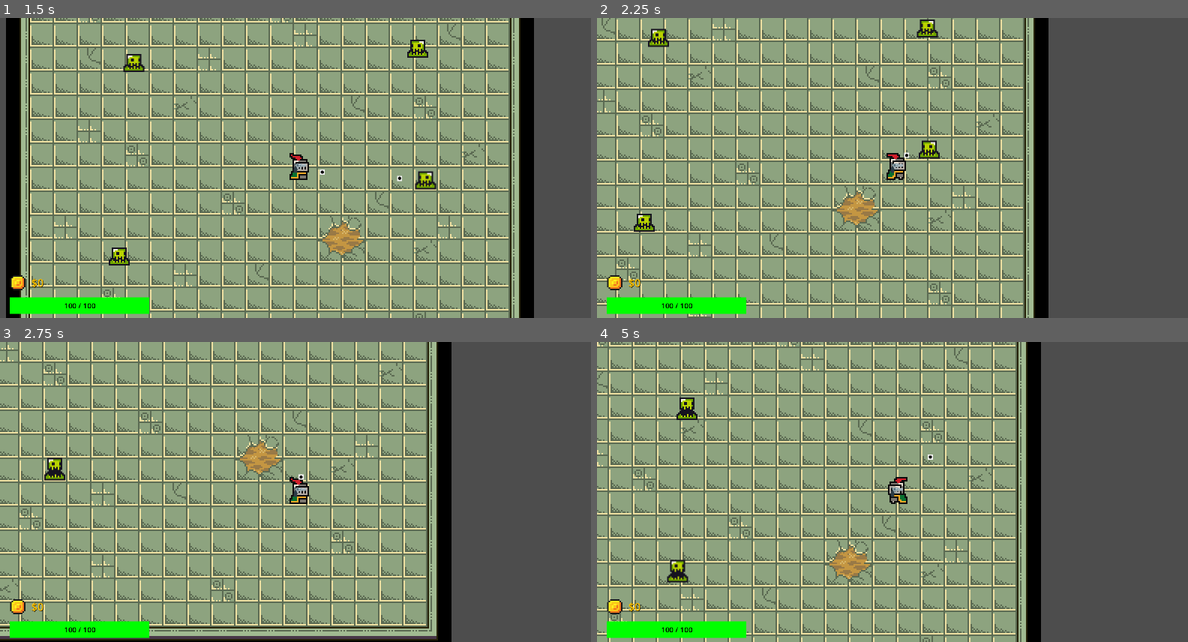
Above: before the commit, frames 1-4 (two rows, left to right).
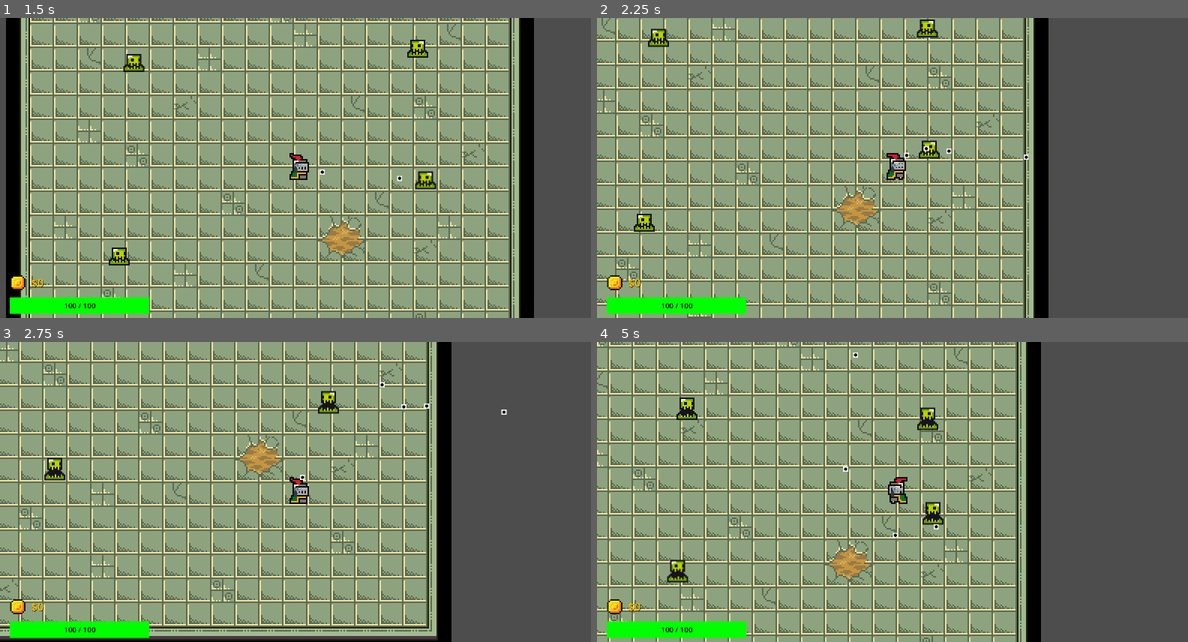
Above: after the commit, the same moments.

Repository: jtmchenry/2D-Roguelike-Game-Game-Jam-2025
Game: Godot game, scene res://ui/main_menu.tscn
The game is run twice, just before and just after one commit, with the same random seed, the same clock (stepped at 60 frames per second) and the same inputs.
Inputs:
- Up to frame 1 (1.5 s): click "Play" at 0.5 s; hold Right (move_right) from 1.28 s (still down)
- Up to frame 2 (2.25 s): release Right (move_right) at 2.03 s; hold Down (move_down) from 2.03 s (still down)
- Up to frame 3 (2.75 s): keep holding Down (move_down)
- Up to frame 4 (5 s): release Down (move_down) at 2.78 s; hold Right (move_right) 2.78-3.53 s; hold Up (move_up) 3.53-4.28 s; hold Left (move_left) from 4.28 s (still down)

Frame 1 is identical in both runs. In frame 2, less than 0.1% of the frame differs, in the area x 55-74%, y 42-48%; in frame 3, 0.3%; in frame 4, 0.5%, in the area x 41-59%, y 3-66%.
Error after the commit: Invalid type in function 'take_damage' in base 'CharacterBody2D (monster.gd)'. Cannot convert argument 1 from Object to int. (res://player/bullet.gd:21)

Commit message:
damage on damage

Diff:
--- /dev/null
+++ b/2d-roguelike/components/Damage.tscn
@@ -0,0 +1,9 @@
+[gd_scene load_steps=2 format=3 uid="uid://8gm4qgrjrc54"]
+
+[ext_resource type="Script" uid="uid://dv5xua115w6sx" path="res://components/damage.gd" id="1_ub1u4"]
+
+[node name="Damage" type="Node"]
+script = ExtResource("1_ub1u4")
+damage = null
+criticalChance = null
+criticalDamage = null
--- /dev/null
+++ b/2d-roguelike/components/damage.gd
@@ -0,0 +1,6 @@
+extends Node
+
+@export var damage : int = 0
+@export var criticalChance : float = 3.0
+@export var criticalDamage : float = 50.0
+@export var damageType : String = "basic"
--- a/2d-roguelike/levels/sandbox.tscn
+++ b/2d-roguelike/levels/sandbox.tscn
@@ -1,18 +1,18 @@
 [gd_scene load_steps=8 format=3 uid="uid://blr5cemfmikr4"]
 
-[ext_resource type="PackedScene" uid="uid://bjq2qdpee4w3f" path="res://levels/map.tscn" id="1_0glgv"]
 [ext_resource type="PackedScene" uid="uid://bi0wmrp1kqfxp" path="res://ui/hud/hud.tscn" id="1_85hcc"]
 [ext_resource type="PackedScene" uid="uid://bm1ipexiutcqk" path="res://player/player.tscn" id="1_wfhpi"]
 [ext_resource type="PackedScene" uid="uid://fhqdcygqhv8m" path="res://monster/monster.tscn" id="1_whpuv"]
+[ext_resource type="PackedScene" path="res://levels/level_1.tscn" id="2_llpag"]
 [ext_resource type="PackedScene" uid="uid://bggoq8pe341u5" path="res://player/Weapon.tscn" id="3_7he1i"]
 [ext_resource type="PackedScene" uid="uid://ppshjh2npp44" path="res://player/Bullet.tscn" id="5_0glgv"]
 [ext_resource type="PackedScene" uid="uid://56n6m7spdfq2" path="res://coin/coin.tscn" id="7_llpag"]
 
 [node name="Sandbox" type="Node2D"]
 
-[node name="Level0" parent="." instance=ExtResource("1_0glgv")]
+[node name="HUD" parent="." instance=ExtResource("1_85hcc")]
 
-[node name="HUD" parent="." instance=ExtResource("1_85hcc")]
+[node name="Level1" parent="." instance=ExtResource("2_llpag")]
 
 [node name="Monster" parent="." instance=ExtResource("1_whpuv")]
 position = Vector2(576, 410)
@@ -32,6 +32,7 @@
 [node name="Weapon" parent="Player" instance=ExtResource("3_7he1i")]
 position = Vector2(11.4, -0.8)
 bullet_scene = ExtResource("5_0glgv")
+weapon_damage = 5.0
 
 [node name="Coin" parent="." instance=ExtResource("7_llpag")]
 position = Vector2(345, -104)
--- a/2d-roguelike/monster/monster.gd
+++ b/2d-roguelike/monster/monster.gd
@@ -46,8 +46,8 @@
 	player.health.hit(damage)
 	return
 
-func take_damage(damage: float):
-	$Health.hit(damage);
+func take_damage(damage: int):
+	$Health.hit();
 	if($Health.health <= 0):
 		queue_free()
 
--- a/2d-roguelike/player/Weapon.tscn
+++ b/2d-roguelike/player/Weapon.tscn
@@ -1,7 +1,8 @@
-[gd_scene load_steps=4 format=3 uid="uid://bggoq8pe341u5"]
+[gd_scene load_steps=5 format=3 uid="uid://bggoq8pe341u5"]
 
 [ext_resource type="Script" uid="uid://k88btqxfarby" path="res://player/weapon.gd" id="1_vo677"]
 [ext_resource type="Texture2D" uid="uid://cwagja3jcy46g" path="res://icons/cd4150ade4299c5cd7c0f6b8638773d7.png" id="2_1lt5w"]
+[ext_resource type="PackedScene" uid="uid://8gm4qgrjrc54" path="res://components/Damage.tscn" id="2_kx2yx"]
 
 [sub_resource type="CircleShape2D" id="CircleShape2D_pbc1m"]
 
@@ -9,6 +10,11 @@
 collision_layer = 3
 collision_mask = 3
 script = ExtResource("1_vo677")
+
+[node name="Damage" parent="." instance=ExtResource("2_kx2yx")]
+damage = 0
+criticalChance = 3.0
+criticalDamage = 50.0
 
 [node name="CollisionShape2D" type="CollisionShape2D" parent="."]
 shape = SubResource("CircleShape2D_pbc1m")
--- a/2d-roguelike/player/bullet.gd
+++ b/2d-roguelike/player/bullet.gd
@@ -18,5 +18,5 @@
 func _on_bullet_body_entered(body: Node2D) -> void:
 	if body.is_in_group("Enemies"):
 		if body.has_method("take_damage"):
-			body.take_damage(25)
+			body.take_damage($Player/Weapon)
 		queue_free()  # destroy bullet
--- a/2d-roguelike/player/weapon.gd
+++ b/2d-roguelike/player/weapon.gd
@@ -3,6 +3,7 @@
 @export var fire_rate: float = 0.5
 @export var bullet_scene: PackedScene
 @export var weapon_range: float = 200
+@export var weapon_damage: float = 0
 
 var fire_timer: float = 0.0
 
Not shown, added: 2d-roguelike/components/damage.gd.uid
